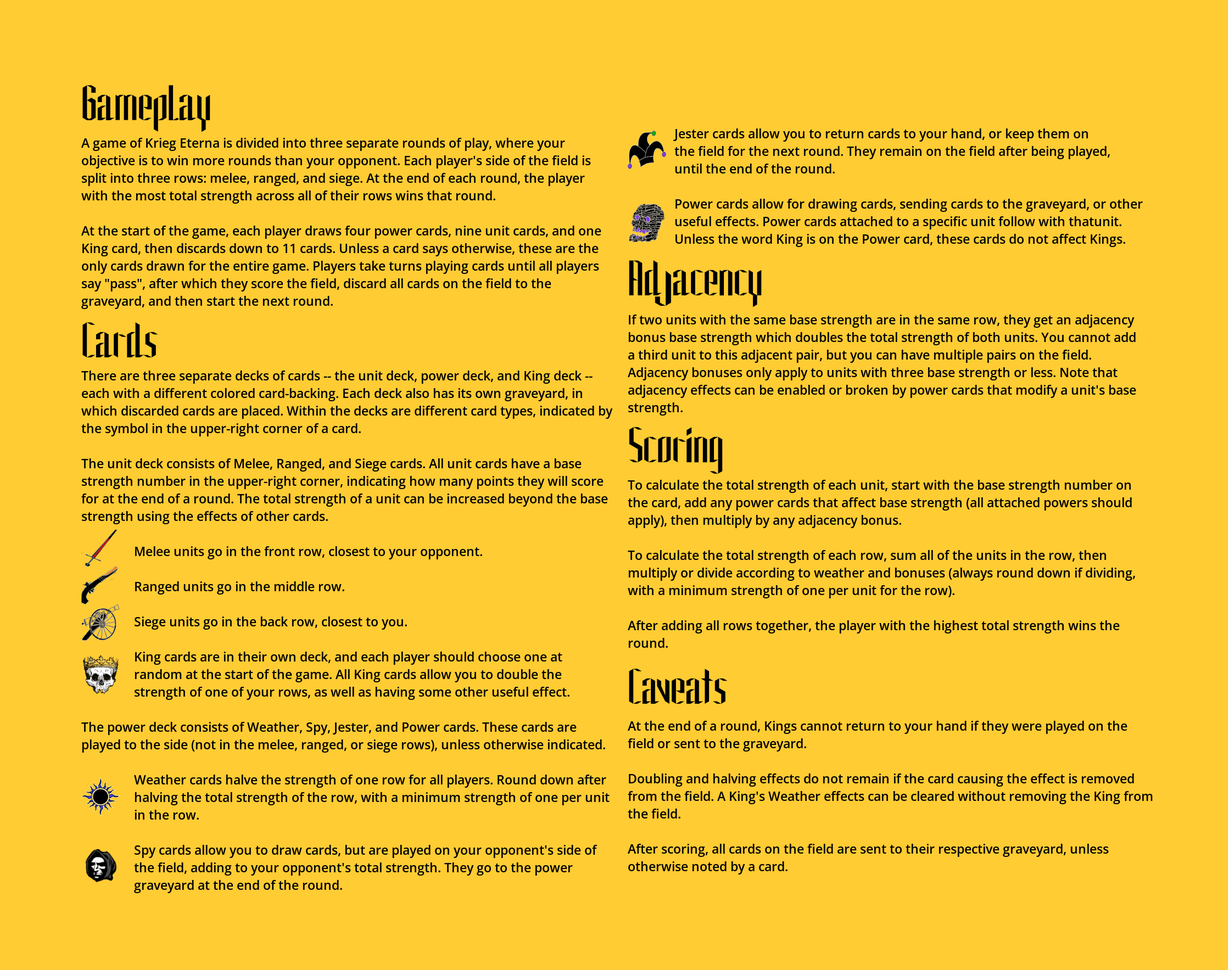
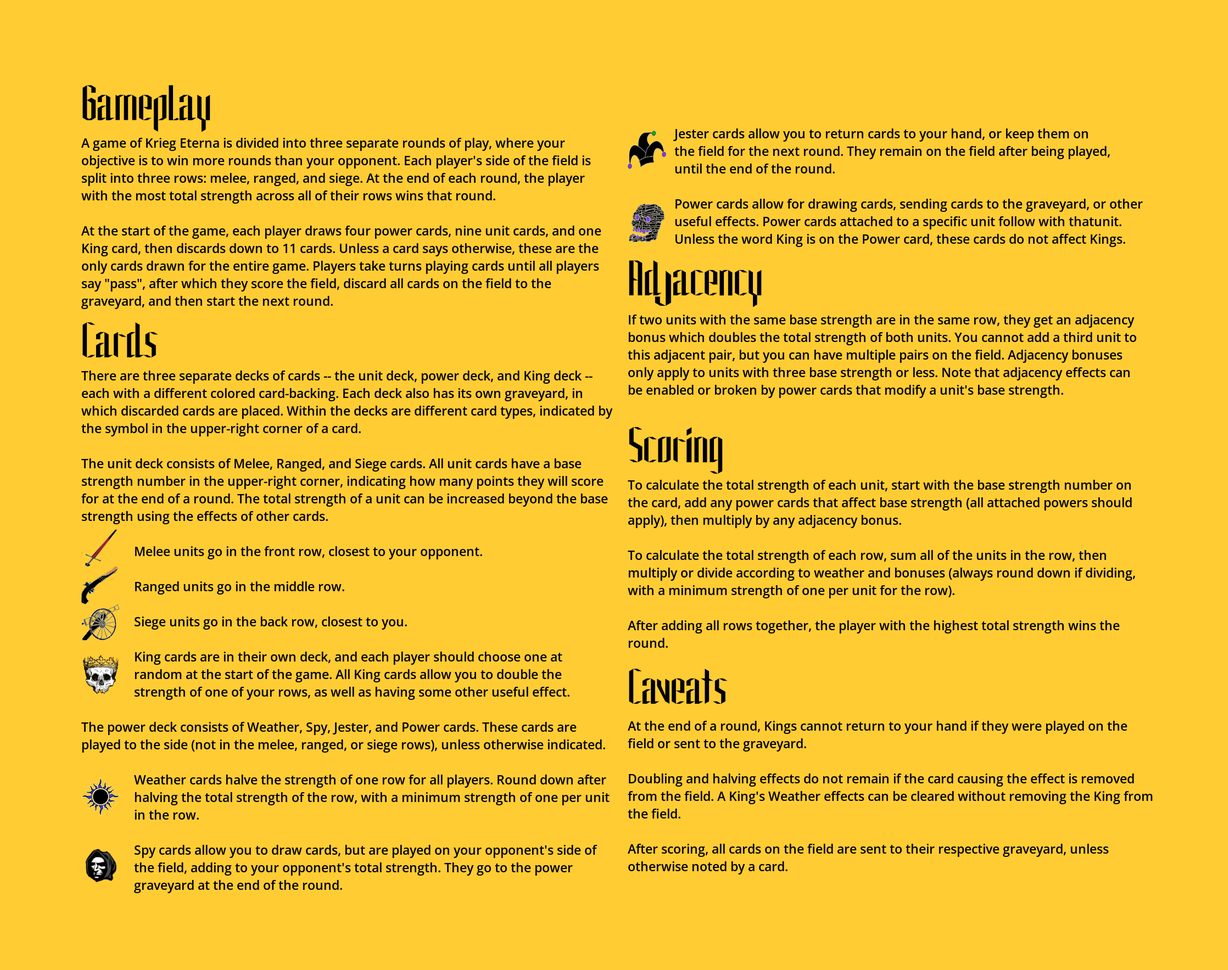
Layered file, before and after one edit (1228 x 970). Changes by layer:
painted on "If two units with the same bas..." over [627, 332, 1137, 416]
